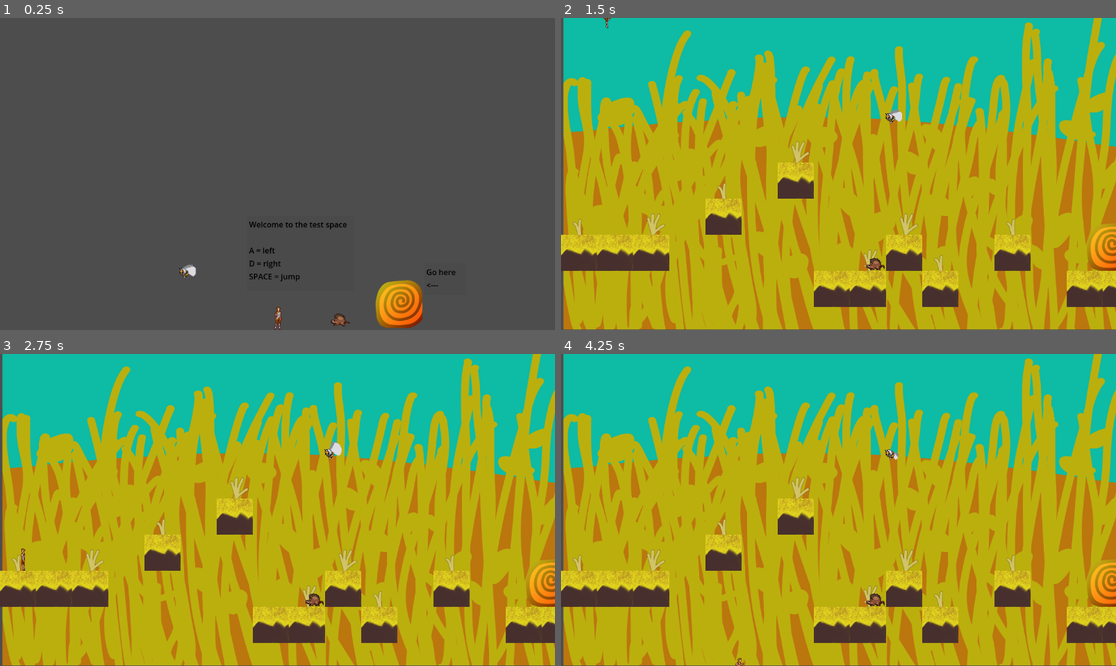
Above: before the commit, frames 1-4 (two rows, left to right).
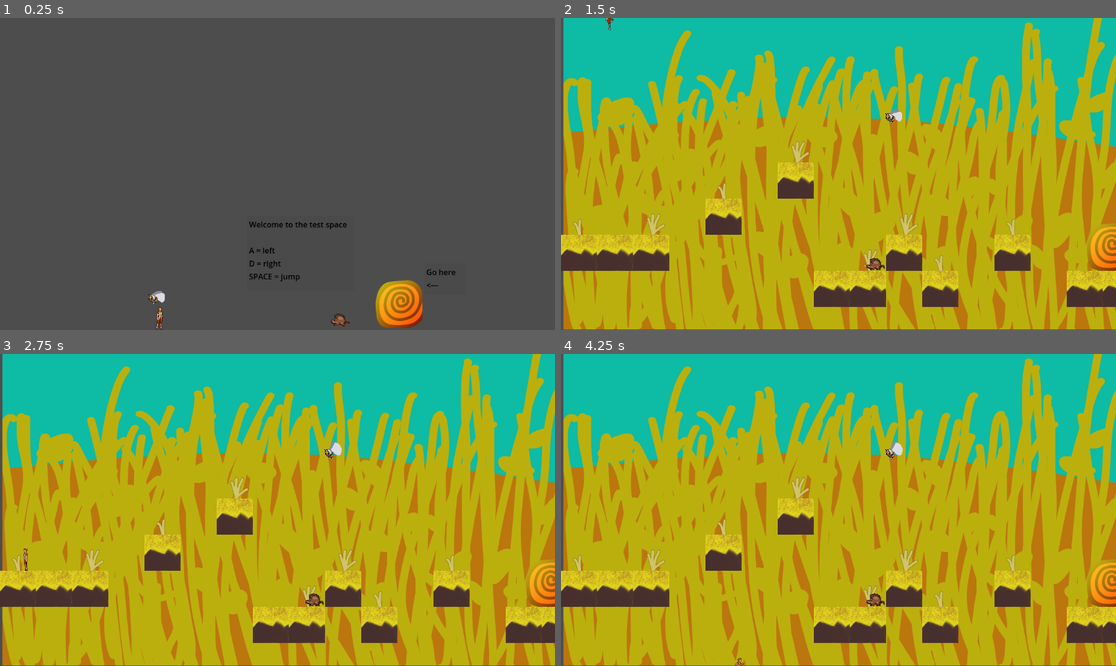
Above: after the commit, the same moments.

Repository: SkyeM33/2D-Platformer
Game: Godot game, scene res://game.tscn
Same seed, same stepped clock (60 frames per second), same inputs: the game is played once before the commit and once after it.
Inputs:
- Up to frame 1 (0.25 s): no input
- Up to frame 2 (1.5 s): hold D (Right) from 0.53 s (still down); tap Space (Jump) at 0.77 s
- Up to frame 3 (2.75 s): tap Space (Jump) at 1.52 s; release D (Right) at 2.03 s; hold A (Left) from 2.03 s (still down)
- Up to frame 4 (4.25 s): release A (Left) at 2.78 s; hold D (Right) from 2.78 s (still down); tap Space (Jump) at 3.02, 3.77 s

The runs differ from the first frame. In frame 1, 0.3% of the frame differs, in the area x 26-51%, y 79-100%; in frame 2, less than 0.1%; in frame 3, less than 0.1%; in frame 4, 0.1%.

Commit message:
Tested things

Diff:
--- a/Enemies/bee.tscn
+++ b/Enemies/bee.tscn
@@ -150,10 +150,8 @@
 
 [node name="AnimatedSprite2D" type="AnimatedSprite2D" parent="."]
 sprite_frames = SubResource("SpriteFrames_xw2kd")
-animation = &"Dying"
+animation = &"Moving"
 autoplay = "Moving"
-frame = 2
-frame_progress = 1.0
 
 [node name="CollisionShape2D" type="CollisionShape2D" parent="."]
 position = Vector2(-1, 0.5)
--- a/game.tscn
+++ b/game.tscn
@@ -108,9 +108,9 @@
 size = Vector2(22, 50)
 
 [sub_resource type="NavigationPolygon" id="NavigationPolygon_2weyh"]
-vertices = PackedVector2Array(-454, -316, -201, -284, -21, -27, -448, -24)
+vertices = PackedVector2Array(-454, -316, -201, -284, -192, -57, -446, -59)
 polygons = Array[PackedInt32Array]([PackedInt32Array(0, 1, 2, 3)])
-outlines = Array[PackedVector2Array]([PackedVector2Array(-454, -316, -201, -284, -21, -27, -448, -24)])
+outlines = Array[PackedVector2Array]([PackedVector2Array(-454, -316, -201, -284, -192, -57, -446, -59)])
 
 [node name="Game" type="Node2D"]
 position = Vector2(577, 671)
@@ -135,7 +135,7 @@
 polygon = PackedVector2Array(41, -46.3, 41, -44.8, 49, -36.8, 49, -34.7, 50, -33.4, 50, 37, 41.9, 46, 39.6, 46, 33.6, 5 …(183 unchanged characters)…
 
 [node name="Player" type="CharacterBody2D" parent="."]
-position = Vector2(1, -55)
+position = Vector2(-245, -53)
 script = ExtResource("1_n4m8p")
 metadata/_edit_group_ = true
 
@@ -154,6 +154,7 @@
 position = Vector2(-342, -237)
 
 [node name="NavigationRegion2D" type="NavigationRegion2D" parent="."]
+position = Vector2(-4, 0)
 navigation_polygon = SubResource("NavigationPolygon_2weyh")
 
 [node name="Boar2" parent="." instance=ExtResource("7_ifm8i")]
